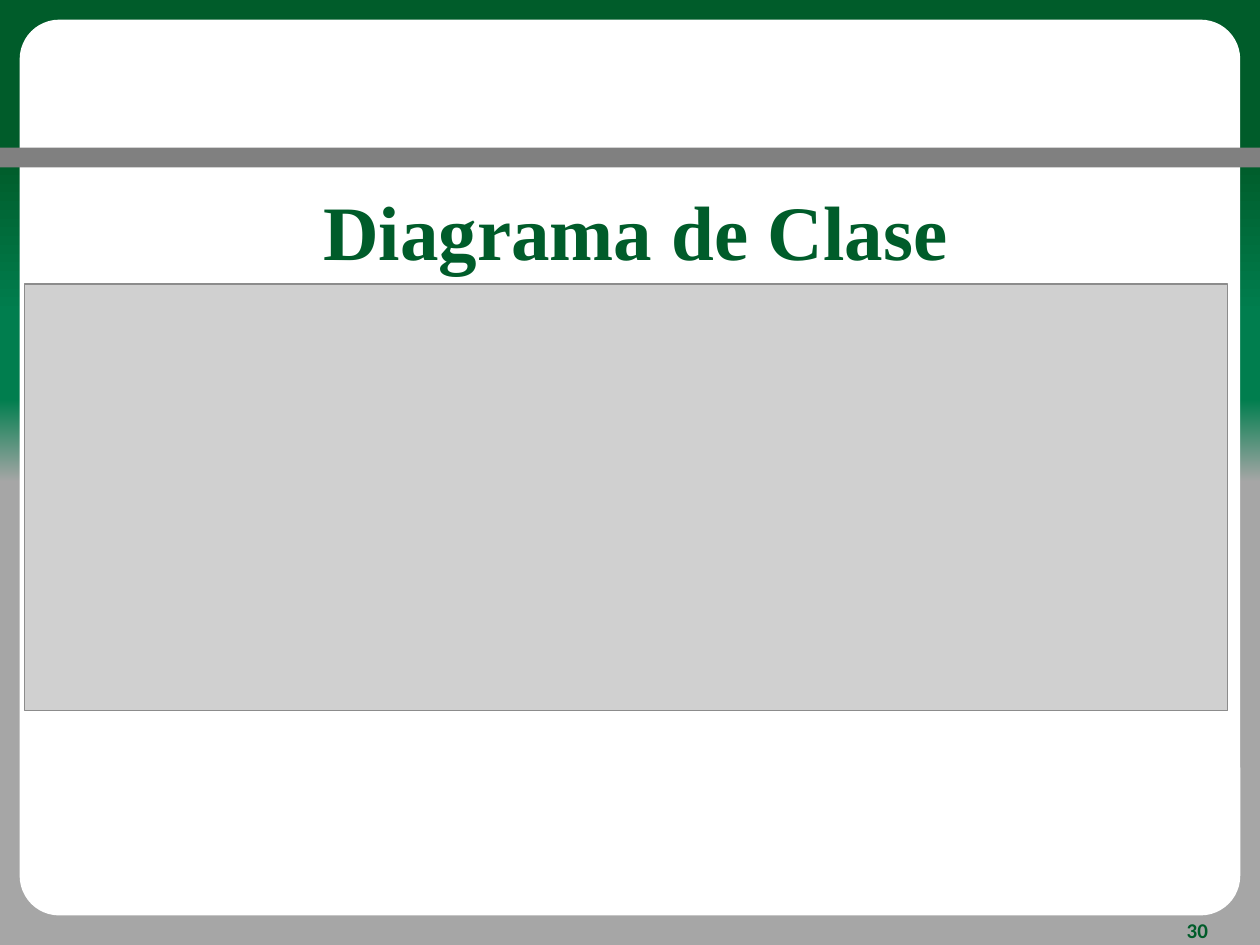
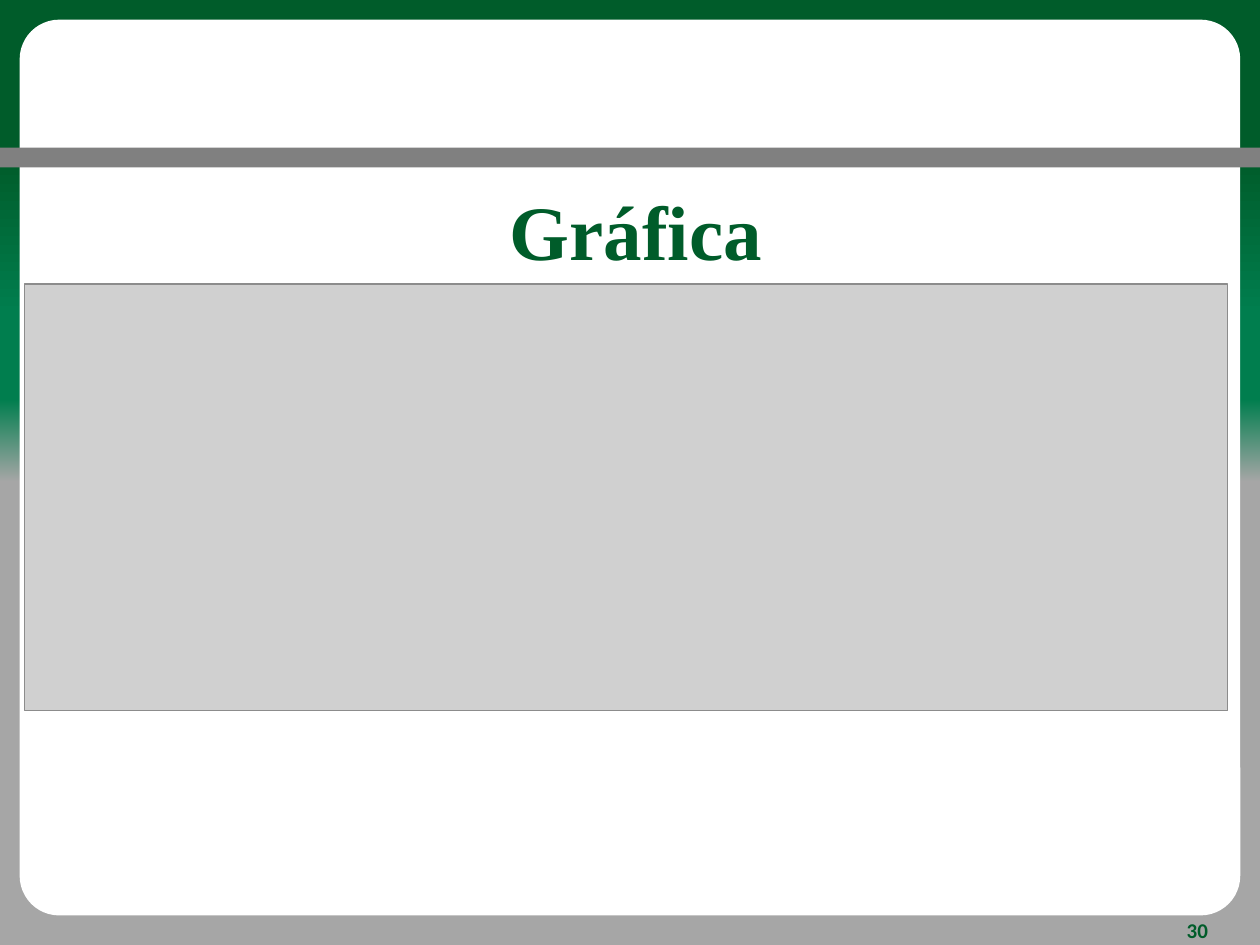
Before and after one commit to JDavidHR/Integrador, a slide deck: slide 30 of Documentos/Proyecto/Power_Point_Requerimientos.pptx. Drawn at 1260x945 pixels with LibreOffice and Linux fonts; fonts in the diff are those of the drawing; grey boxes stand for pictures; background and template pictures are left out. Boxes give left, top, right and bottom in pixels: in the first picture for what was removed or moved away, otherwise in the second. Text is boxed around its words. In the diff, an @@ line names an element or a change of style, - is before the commit and + after.

```diff
--- a/Documentos/Proyecto/Power_Point_Requerimientos.pptx
+++ b/Documentos/Proyecto/Power_Point_Requerimientos.pptx
@@ title at (x1=510, y1=205, x2=762, y2=261): text changed @@
-Diagrama de Clase
+Gráfica
```
Also in this commit, not shown: 6 other slides changed.
